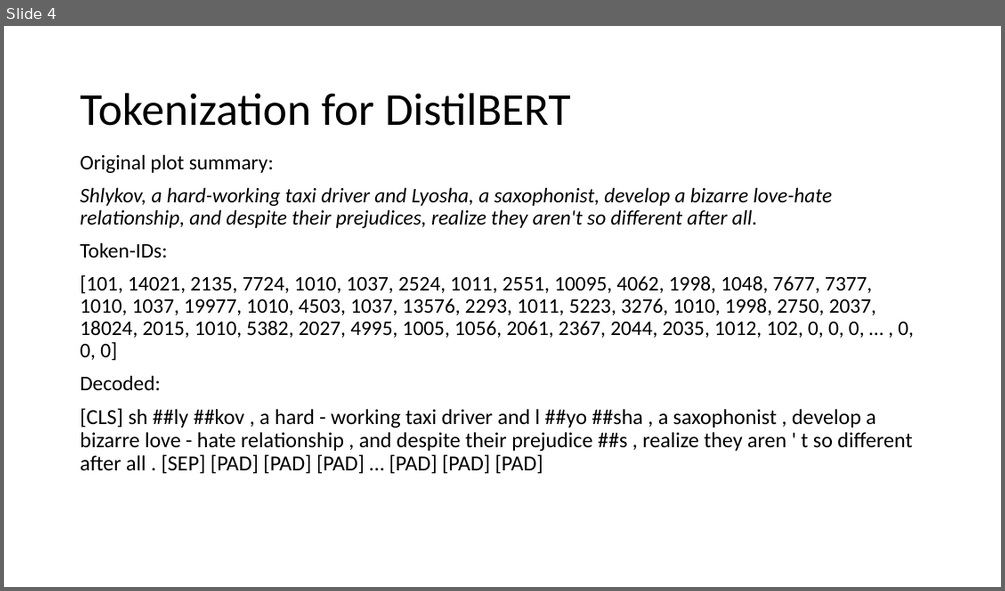
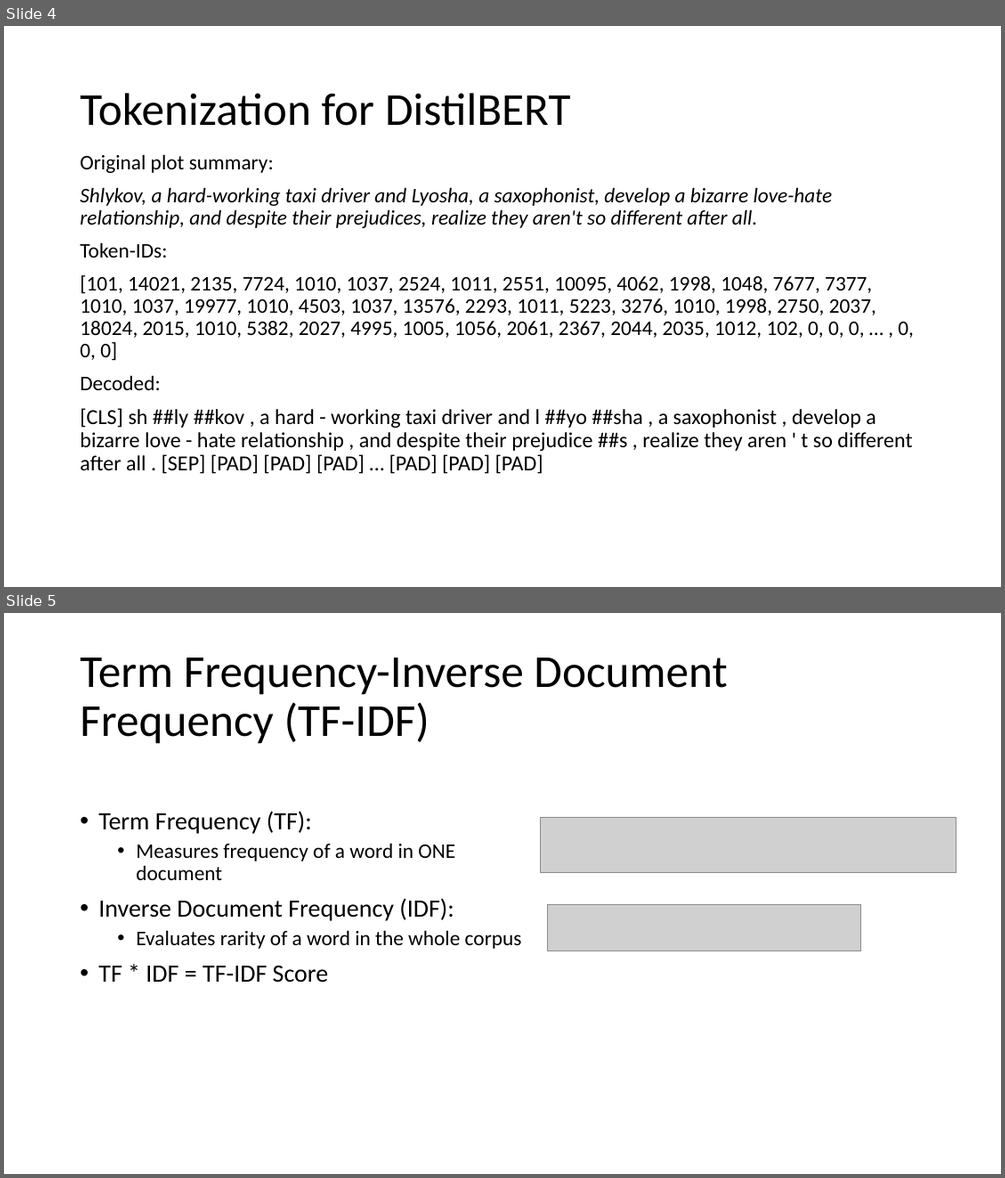
Before and after one commit to MatthiasRemta/NLP_Project, a slide deck: Presentations/session4.pptx. Shown one above the other, each under a label of ours: slide 4 before the commit, slides 4 and 5 after it. The pictures are 1005x591 and 1005x1178 pixels, drawn with LibreOffice and Linux fonts; fonts in the diff are those of the drawing; grey boxes stand for pictures; background and template pictures are left out. Boxes give left, top, right and bottom in pixels: in the first picture for what was removed or moved away, otherwise in the second. Text is boxed around its words. In the diff, an @@ line names an element or a change of style, - is before the commit and + after.

```diff
--- a/Presentations/session4.pptx
+++ b/Presentations/session4.pptx
@@ slide 5 added at box(4, 613, 1001, 1174), background #FFFFFF @@
@@ title added at box(80, 657, 727, 744), 44 pt, text #000000 @@
+Term Frequency-Inverse Document Frequency (TF-IDF)
@@ text added at box(98, 811, 522, 982), 20 pt, text #000000 @@
+• Term Frequency (TF):
+  • Measures frequency of a word in ONE document
+• Inverse Document Frequency (IDF):
+  • Evaluates rarity of a word in the whole corpus
+• TF * IDF = TF-IDF Score
@@ picture added at box(540, 818, 955, 873) @@
@@ picture added at box(548, 905, 861, 950) @@
```
Also in this commit, not shown: 1 other slide added, 1 other file.
